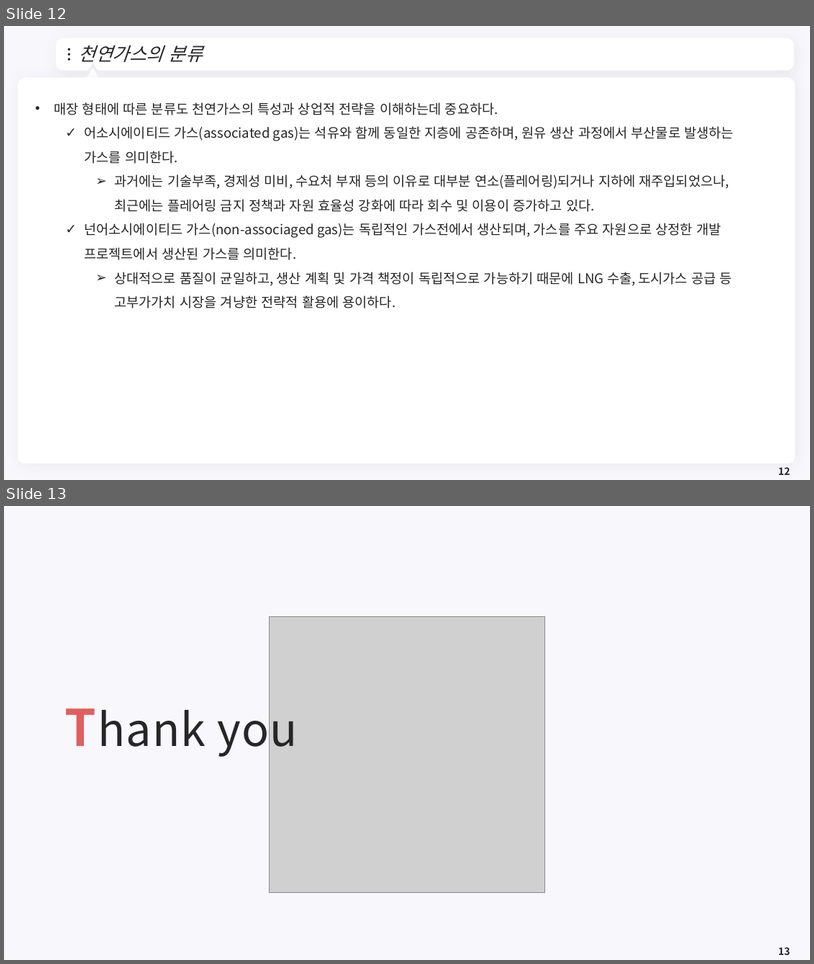
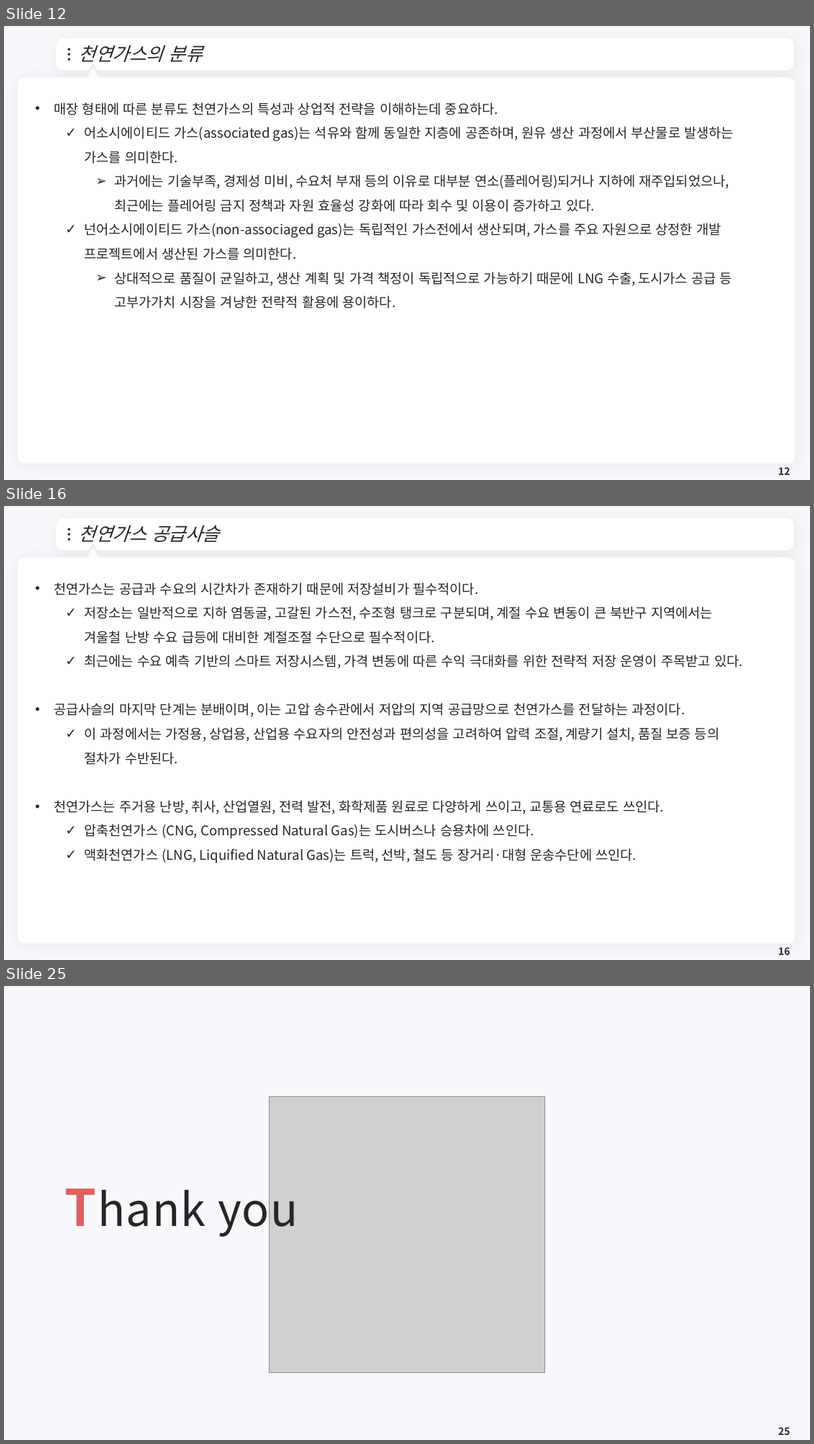
Before and after one commit to meandthey/Teaching, a slide deck: 에너지경제학/자원에너지경제학_Chapter_3 (가스).pptx. Shown one above the other, each under a label of ours: slides 12 and 13 before the commit, slides 12, 16 and 25 after it; the slides between them are not shown. The pictures are 814x964 and 814x1444 pixels, drawn with LibreOffice and Linux fonts; fonts in the diff are those of the drawing; grey boxes stand for pictures; background and template pictures are left out. Boxes give left, top, right and bottom in pixels: in the first picture for what was removed or moved away, otherwise in the second. Text is boxed around its words. In the diff, an @@ line names an element or a change of style, - is before the commit and + after.

```diff
--- a/에너지경제학/자원에너지경제학_Chapter_3 (가스).pptx
+++ b/에너지경제학/자원에너지경제학_Chapter_3 (가스).pptx
@@ slide 16 added at <box>4,506,810,960</box>, background #F8F7FC; not listed: 7 template elements that a slide beside it also shows @@
@@ title added at <box>79,525,219,542</box>, 22 pt, text #262626, italic @@
+천연가스 공급사슬
@@ text added at <box>54,582,743,863</box>, 16 pt, text #262626 @@
+• 천연가스는 공급과 수요의 시간차가 존재하기 때문에 저장설비가 필수적이다.
+  ✓ 저장소는 일반적으로 지하 염동굴, 고갈된 가스전, 수조형 탱크로 구분되며, 계절 수요 변동이 큰 북반구 지역에서는 겨울철 난방 수요 급등에 대비한 계절조절 수단으로 필수적이다.
+  ✓ 최근에는 수요 예측 기반의 스마트 저장시스템, 가격 변동에 따른 수익 극대화를 위한 전략적 저장 운영이 주목받고 있다.
+• 공급사슬의 마지막 단계는 분배이며, 이는 고압 송수관에서 저압의 지역 공급망으로 천연가스를 전달하는 과정이다.
+  ✓ 이 과정에서는 가정용, 상업용, 산업용 수요자의 안전성과 편의성을 고려하여 압력 조절, 계량기 설치, 품질 보증 등의 절차가 수반된다.
+• 천연가스는 주거용 난방, 취사, 산업열원, 전력 발전, 화학제품 원료로 다양하게 쓰이고, 교통용 연료로도 쓰인다.
+  ✓ 압축천연가스 (CNG, Compressed Natural Gas)는 도시버스나 승용차에 쓰인다.
+  ✓ 액화천연가스 (LNG, Liquified Natural Gas)는 트럭, 선박, 철도 등 장거리·대형 운송수단에 쓰인다.
@@ page number added at <box>779,947,790,955</box>, 12 pt, text #262626, bold @@
+16
@@ what was slide 13 is now slide 25 @@
@@ page number at <box>779,1427,790,1435</box>: text changed @@
-13
+25
```
Also in this commit, not shown: 11 other slides added.
